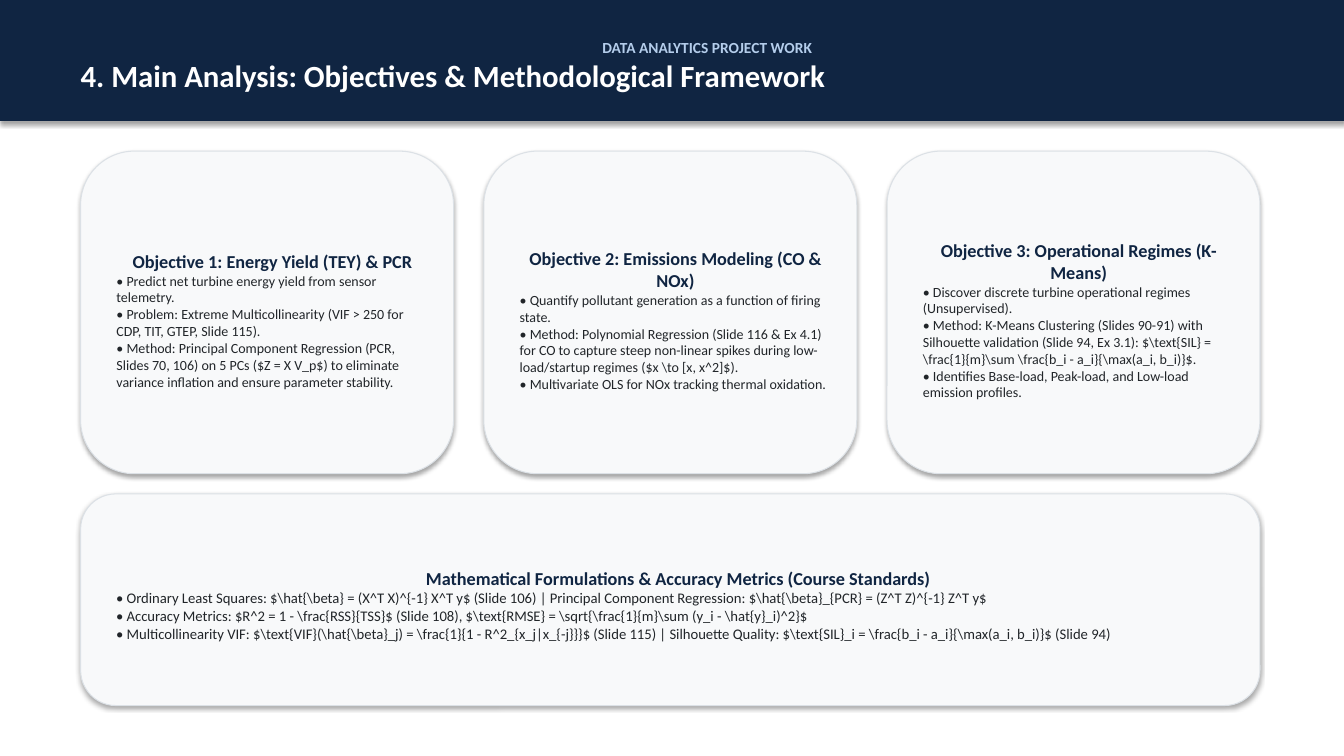
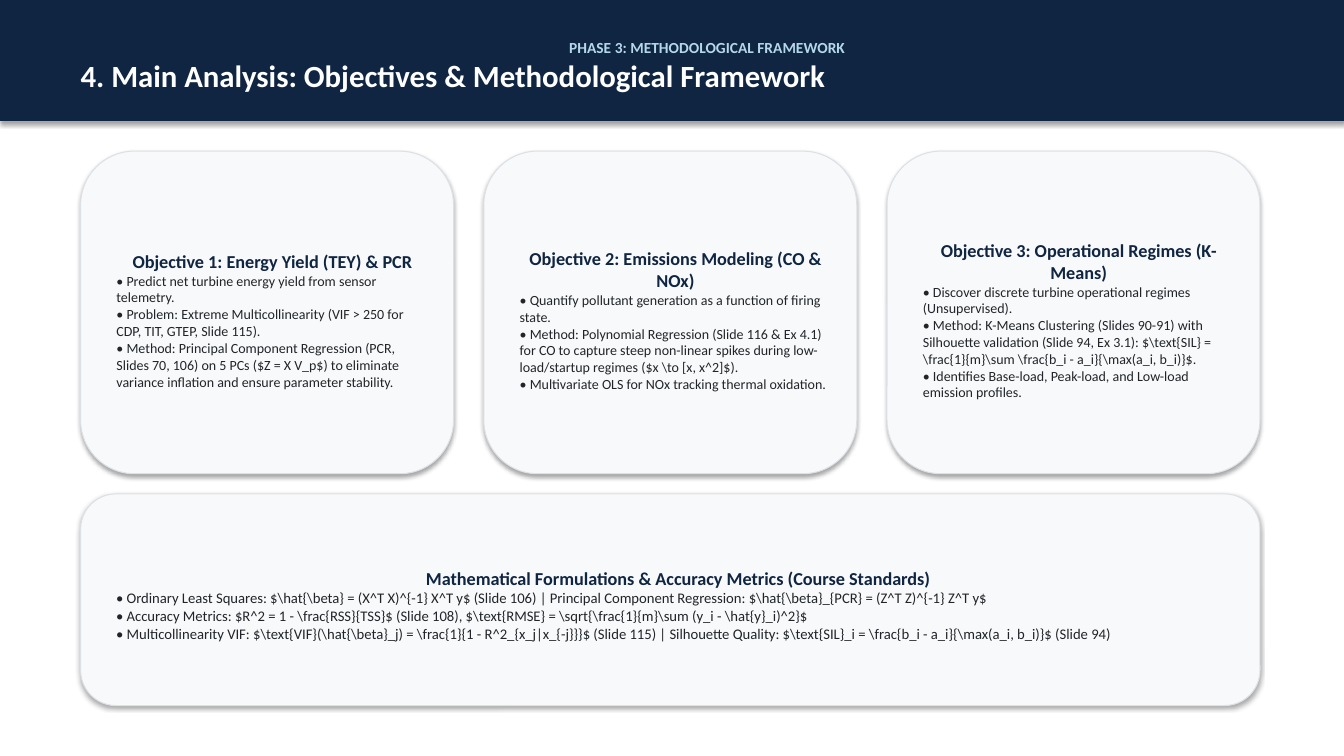
Before and after one commit to guidomariadifiore/DataAnalysisProject, a slide deck: slide 7 of presentation.pptx. Drawn at 1344x756 pixels with LibreOffice and Linux fonts; fonts in the diff are those of the drawing. Boxes give left, top, right and bottom in pixels: in the first picture for what was removed or moved away, otherwise in the second. Text is boxed around its words. In the diff, an @@ line names an element or a change of style, - is before the commit and + after.

```diff
--- a/presentation.pptx
+++ b/presentation.pptx
@@ text in rectangle at bbox=[569, 43, 844, 53]: text changed; text colour #B4CDEB to #B4D7EB @@
-DATA ANALYTICS PROJECT WORK
+PHASE 3: METHODOLOGICAL FRAMEWORK
```
Also in this commit, not shown: 11 other slides changed, 3 other files.
